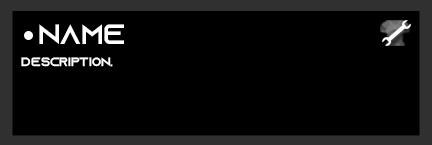
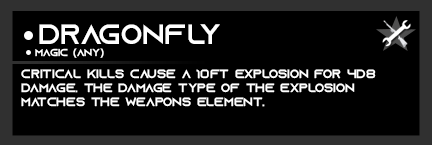
Two versions of the same layered image (432px x 145px). Layer-by-layer changes:
hid group "Back" (4 layers) over <box>12,16,416,107</box>
painted on "Mod Name" over <box>39,24,220,44</box>
added layer "Ellipse 1 copy 4" in group "Front" over <box>26,50,31,55</box>
added layer "Socket Compatibility" in group "Front" over <box>35,48,104,58</box>
added layer "Layer 4" in group "Front" over <box>12,61,197,64</box>
painted on "Description" over <box>21,57,376,107</box>
hid "Armor" (2nd of 2, in "Front" › "Mod Type") over <box>380,20,416,51</box>
showed "Power Weapon" over <box>376,16,416,51</box>
